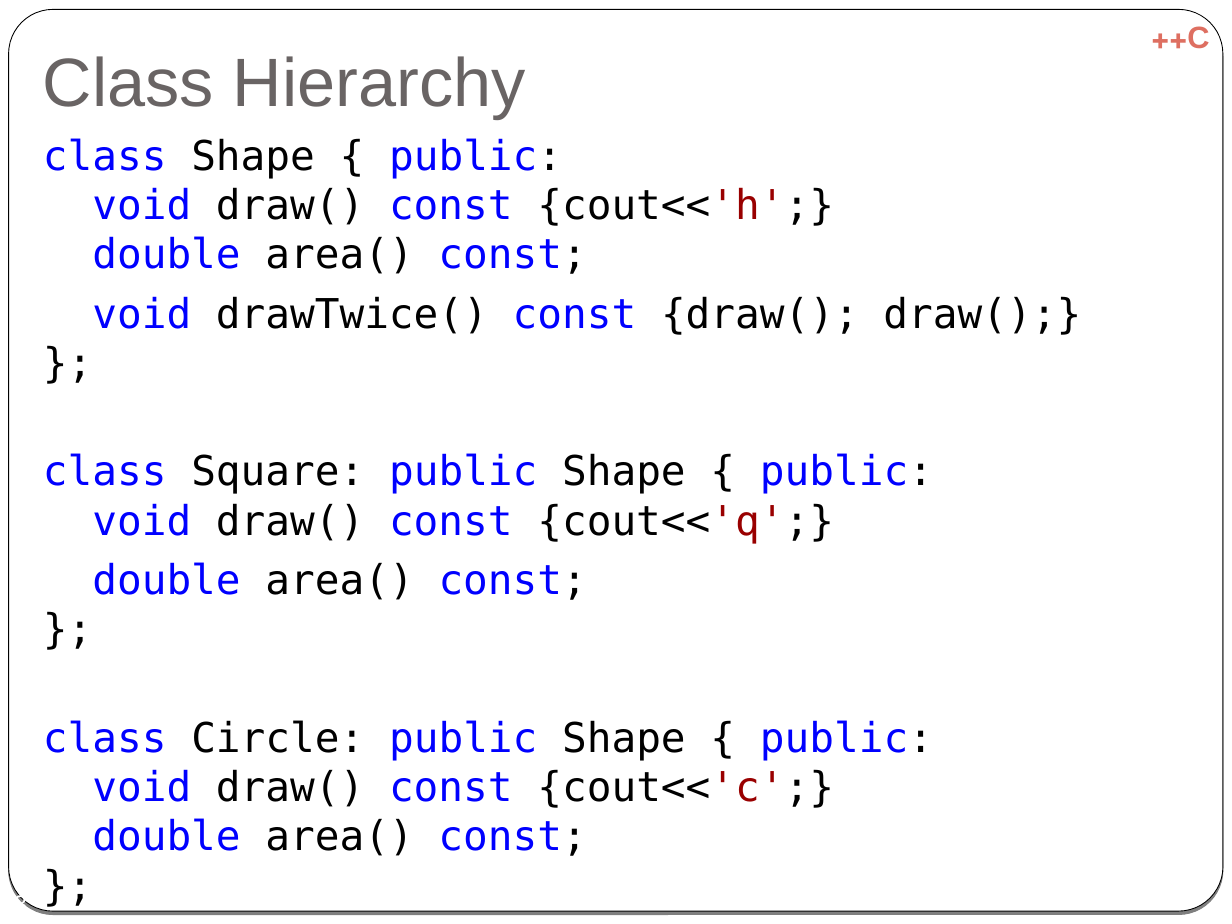
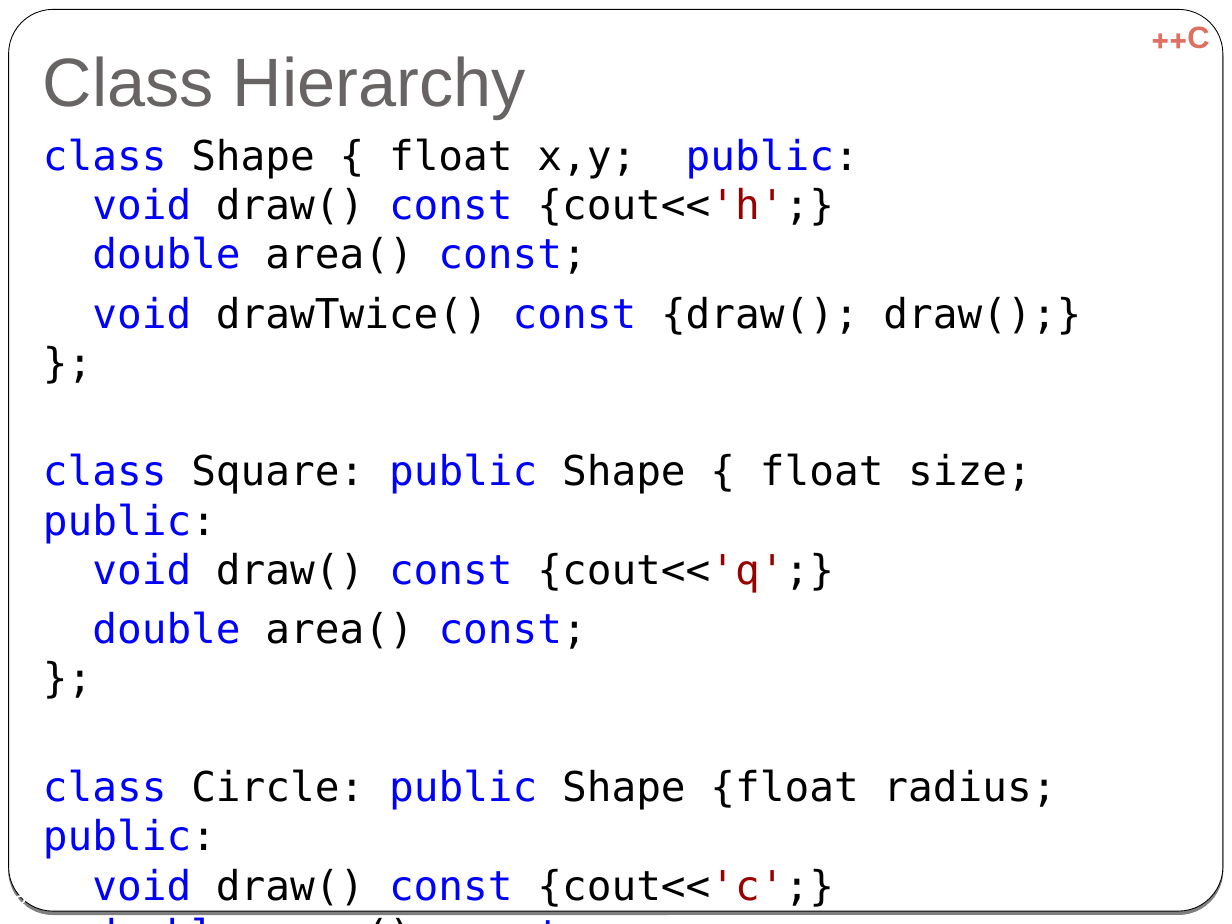
Before and after one commit to cpp-at-ariel/cpp-5780, a slide deck: slide 3 of 06-inheritance/slides-virtual.odp. Drawn at 1232x924 pixels with LibreOffice and Linux fonts; fonts in the diff are those of the drawing. Boxes give left, top, right and bottom in pixels: in the first picture for what was removed or moved away, otherwise in the second. Text is boxed around its words. In the diff, an @@ line names an element or a change of style, - is before the commit and + after.

```diff
--- a/06-inheritance/slides-virtual.odp
+++ b/06-inheritance/slides-virtual.odp
@@ text at (x1=43, y1=138, x2=859, y2=274): text changed; text colour #0000FF to #000000 @@
-class Shape { public:
-void draw() const {cout<<'h';}
-double area() const;
+class Shape { float x,y; public:
+void draw() const {cout<<'h';}
+double area() const;
@@ text at (x1=43, y1=453, x2=1032, y2=593): text changed @@
-class Square: public Shape { public:
-void draw() const {cout<<'q';}
+class Square: public Shape { float size; public:
+void draw() const {cout<<'q';}
@@ text at (x1=43, y1=769, x2=1056, y2=907): text changed @@
-class Circle: public Shape { public:
-void draw() const {cout<<'c';}
-double area() const;
-};
+class Circle: public Shape {float radius; public:
+void draw() const {cout<<'c';}
+double area() const;
+};
```
Also in this commit, not shown: 2 other slides changed, 6 other files.
